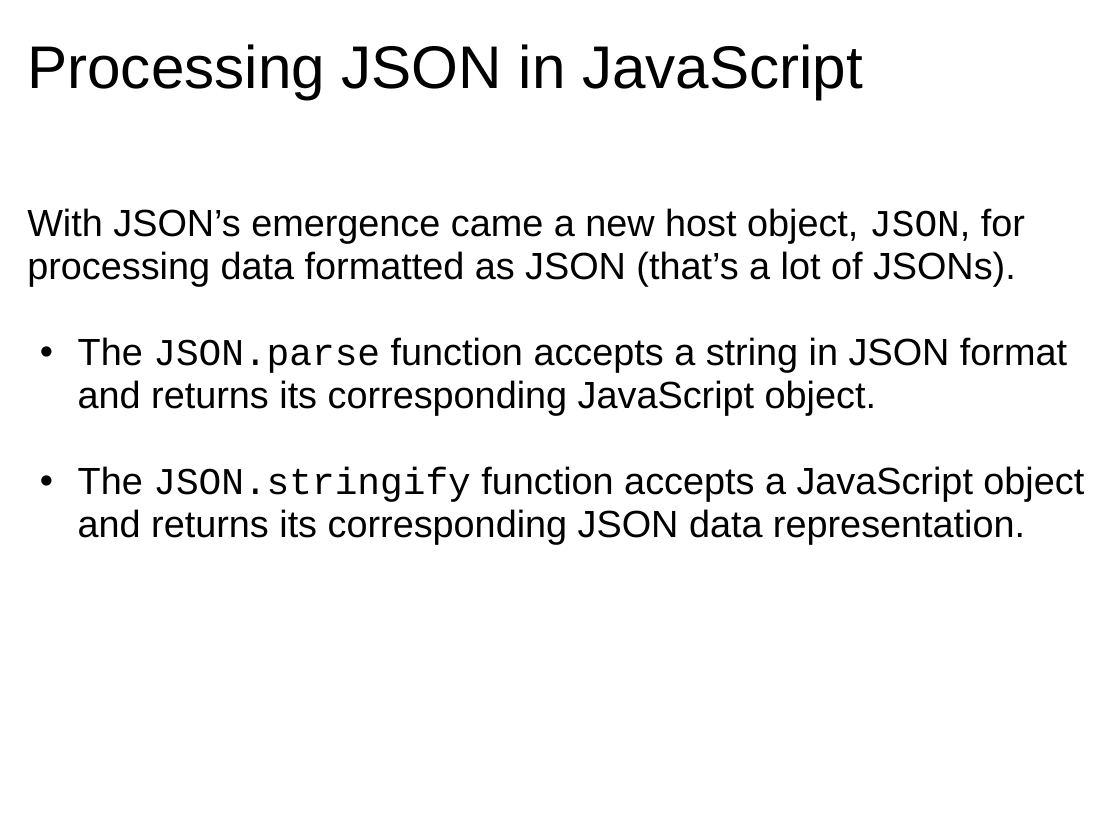
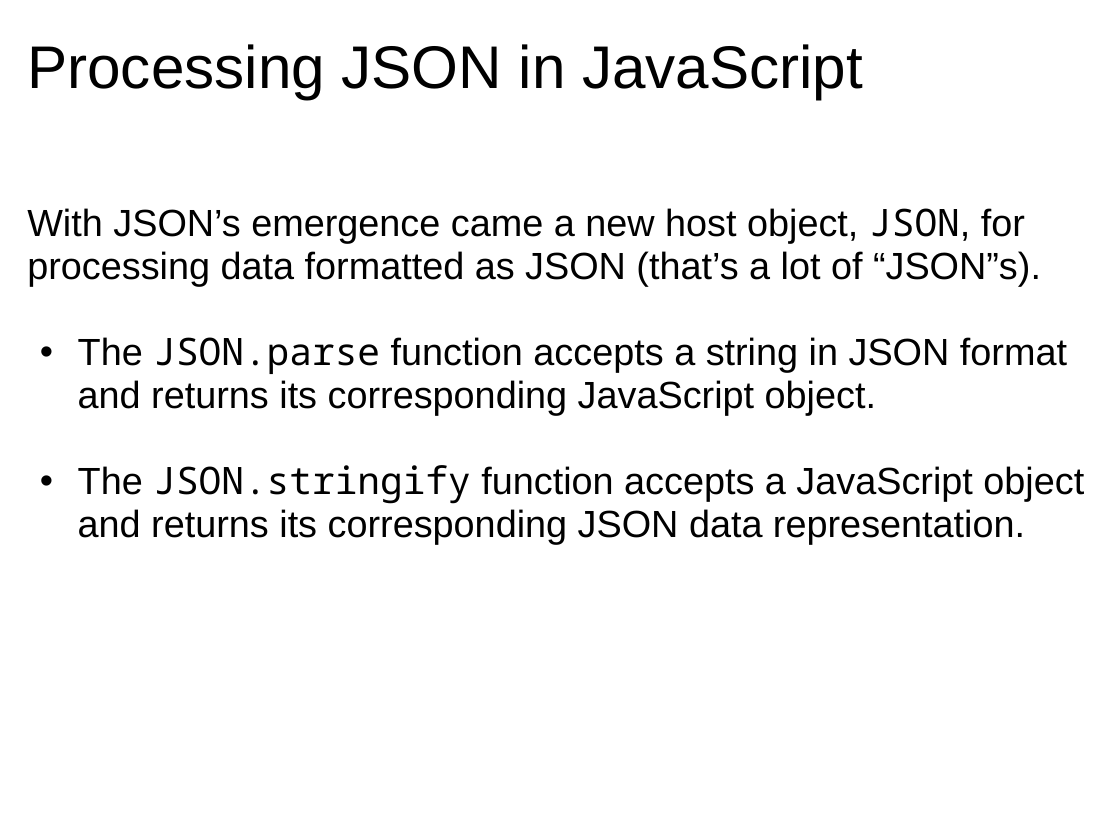
Before and after one commit to dondi/javascript-book, a slide deck: slide 13 of presentations/Chapter_8_Presentation.ppt. Drawn at 1120x840 pixels with LibreOffice and Linux fonts; fonts in the diff are those of the drawing; background and template pictures are left out. Boxes give left, top, right and bottom in pixels: in the first picture for what was removed or moved away, otherwise in the second. Text is boxed around its words. In the diff, an @@ line names an element or a change of style, - is before the commit and + after.

```diff
--- a/presentations/Chapter_8_Presentation.ppt
+++ b/presentations/Chapter_8_Presentation.ppt
@@ text at [27,208,1041,286]: text changed @@
-With JSON’s emergence came a new host object, JSON, for processing data formatted as JSON (that’s a lot of JSONs).
+With JSON’s emergence came a new host object, JSON, for processing data formatted as JSON (that’s a lot of “JSON”s).
@@ text at [78,337,1084,545]: font Courier New to Noto Sans Mono in "JSON.parse", "JSON.stringify" @@
```
Also in this commit, not shown: 16 other slides changed.
